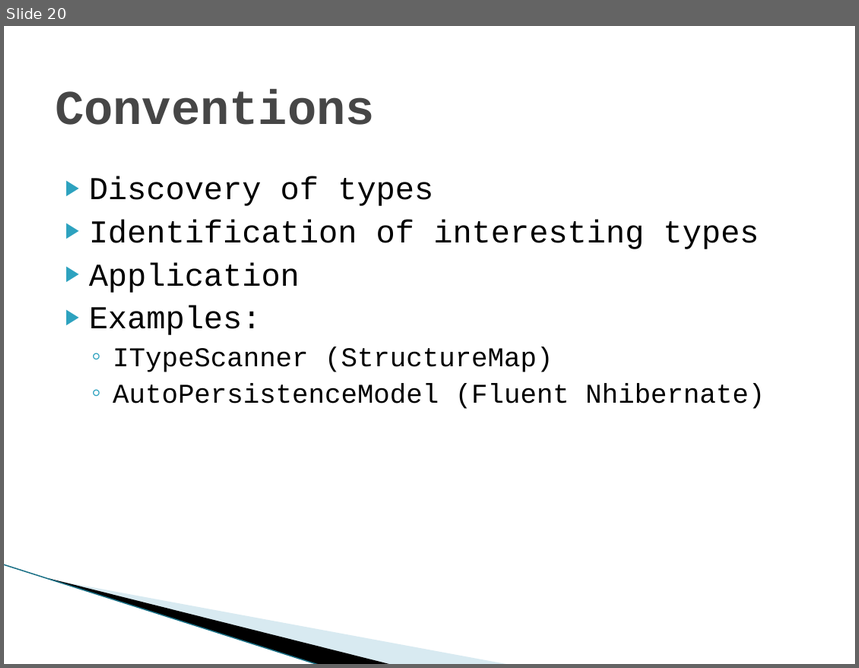
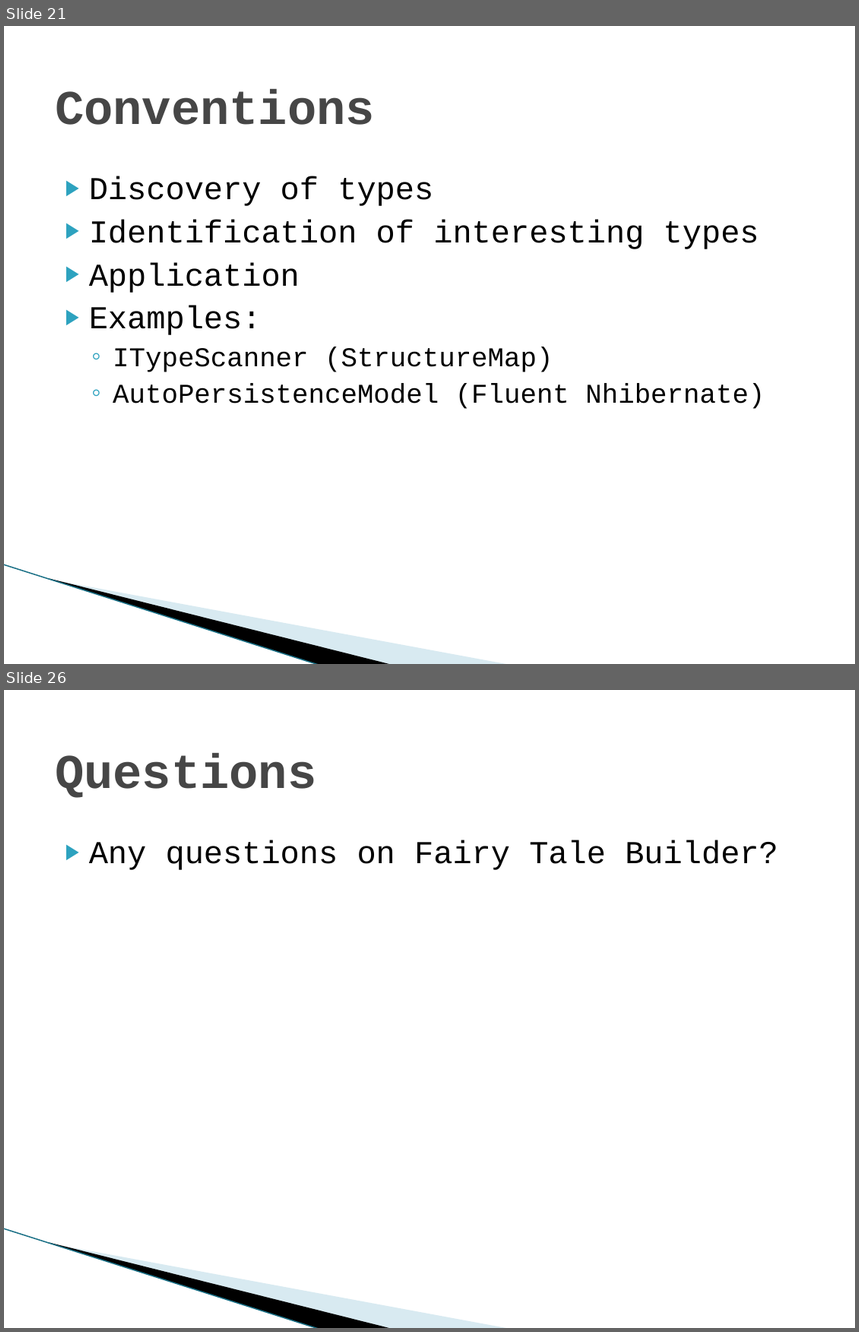
Before and after one commit to diabluchanskyi/pablo, a slide deck: presentations/chadmyers/InternalDSLs/doc/Internal Domain-specific Languages in CSharp.pptx. Shown one above the other, each under a label of ours: slide 20 before the commit, slides 21 and 26 after it; the slides between them are not shown. The pictures are 859x668 and 859x1332 pixels, drawn with LibreOffice and Linux fonts; fonts in the diff are those of the drawing; background and template pictures are left out. Boxes give left, top, right and bottom in pixels: in the first picture for what was removed or moved away, otherwise in the second. Text is boxed around its words. In the diff, an @@ line names an element or a change of style, - is before the commit and + after.

```diff
--- a/presentations/chadmyers/InternalDSLs/doc/Internal Domain-specific Languages in CSharp.pptx
+++ b/presentations/chadmyers/InternalDSLs/doc/Internal Domain-specific Languages in CSharp.pptx
@@ slide 26 added at (4,690,855,1328), background #FFFFFF; not listed: 3 template elements that a slide beside it also shows @@
@@ title added at (55,753,316,798), 41 pt, text #464646, bold @@
+Questions
@@ text added at (89,840,778,870), 27 pt, text #000000 @@
+▶ Any questions on Fairy Tale Builder?
@@ what was slide 20 is now slide 21 @@
```
Also in this commit, not shown: 7 other slides added, 3 slides removed, 10 other files.
